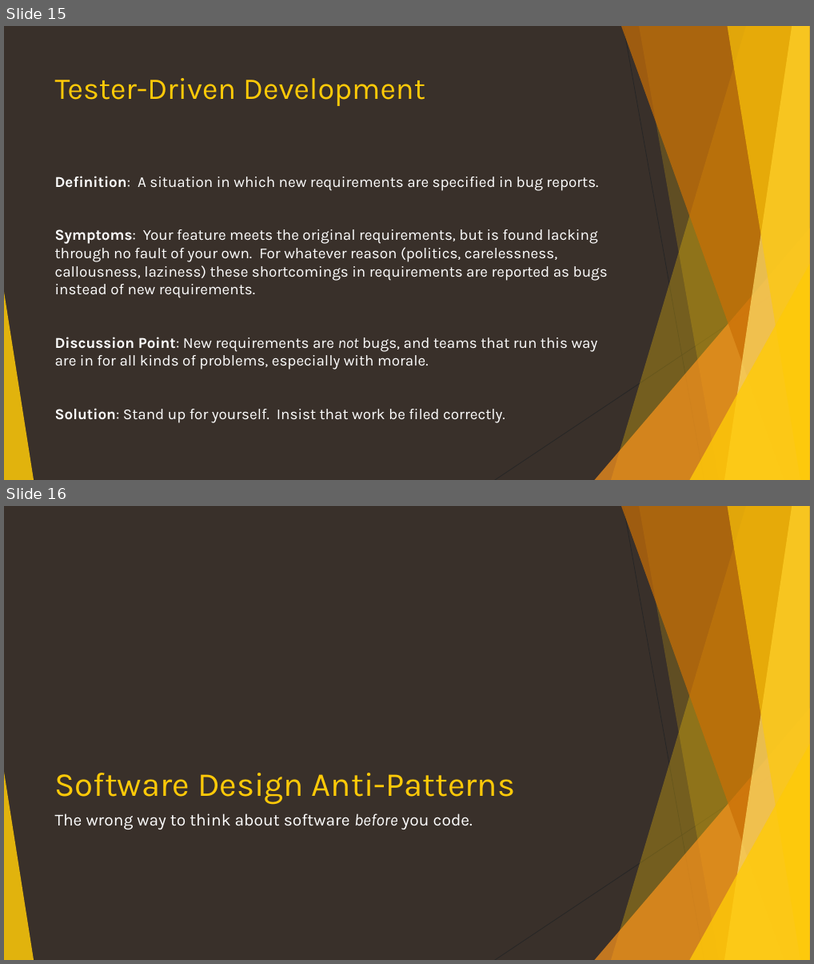
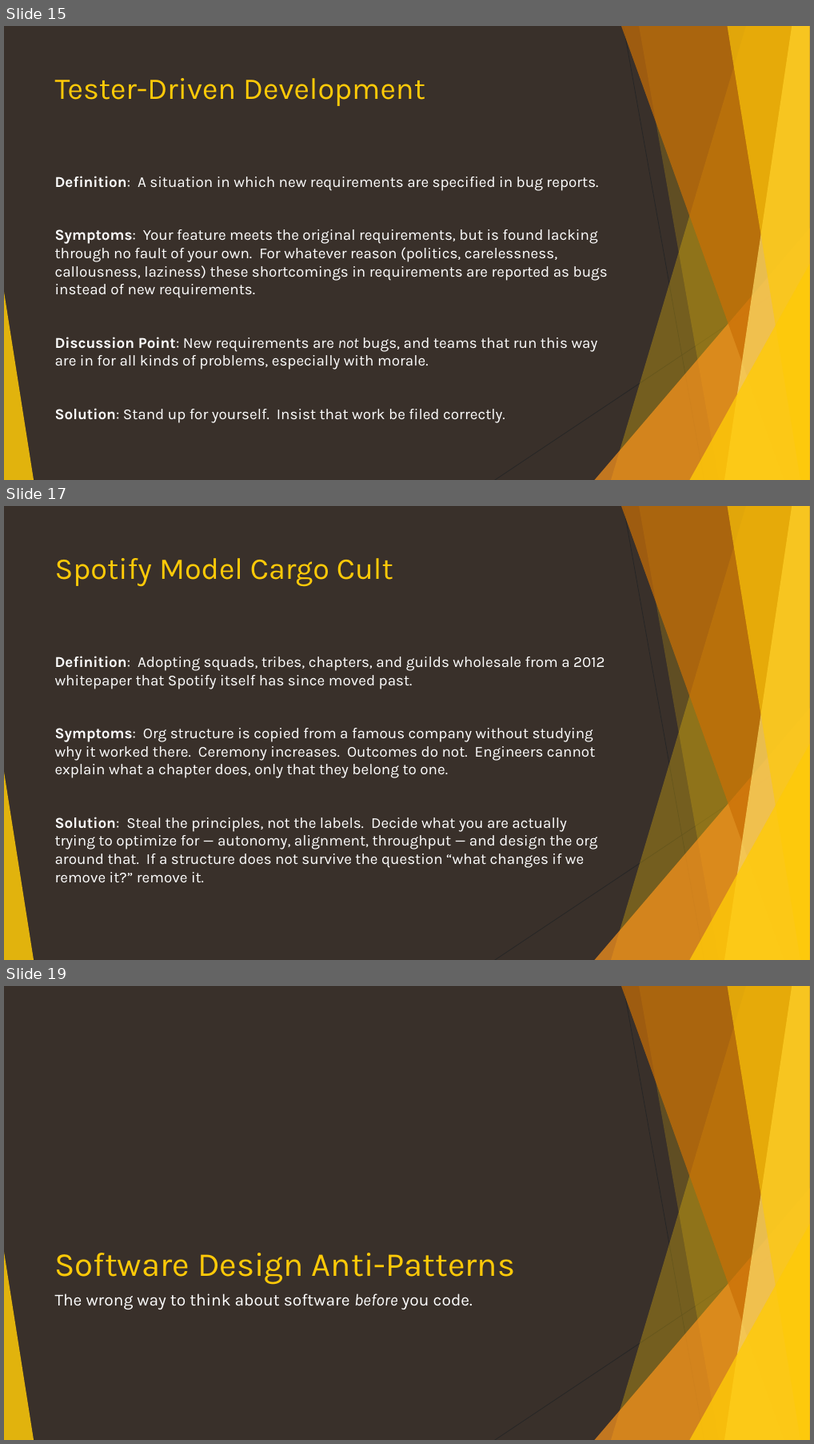
Before and after one commit to ericburcham/anti-patterns, a slide deck: anti-patterns.pptx. Shown one above the other, each under a label of ours: slides 15 and 16 before the commit, slides 15, 17 and 19 after it; the slides between them are not shown. The pictures are 814x964 and 814x1444 pixels, drawn with LibreOffice and Linux fonts; fonts in the diff are those of the drawing. Boxes give left, top, right and bottom in pixels: in the first picture for what was removed or moved away, otherwise in the second. Text is boxed around its words. In the diff, an @@ line names an element or a change of style, - is before the commit and + after.

```diff
--- a/anti-patterns.pptx
+++ b/anti-patterns.pptx
@@ slide 17 added at bbox=[4, 506, 810, 960], background #39302A; not listed: 10 template elements that a slide beside it also shows @@
@@ title added at bbox=[55, 558, 394, 587], 36 pt, text #FFCA08 @@
+Spotify Model Cargo Cult
@@ text added at bbox=[55, 656, 605, 882], 18 pt, text #FFFFFF @@
+Definition: Adopting squads, tribes, chapters, and guilds wholesale from a 2012 whitepaper that Spotify itself has since moved past.
+Symptoms: Org structure is copied from a famous company without studying why it worked there. Ceremony increases. Outcomes do not. Engineers cannot explain what a chapter does, only that they belong to one.
+Solution: Steal the principles, not the labels. Decide what you are actually trying to optimize for — autonomy, alignment, throughput — and design the org around that. If a structure does not survive the question “what changes if we remove it?” remove it.
@@ what was slide 16 is now slide 19 @@
```
Also in this commit, not shown: 1 slide changed, 11 other slides added.
